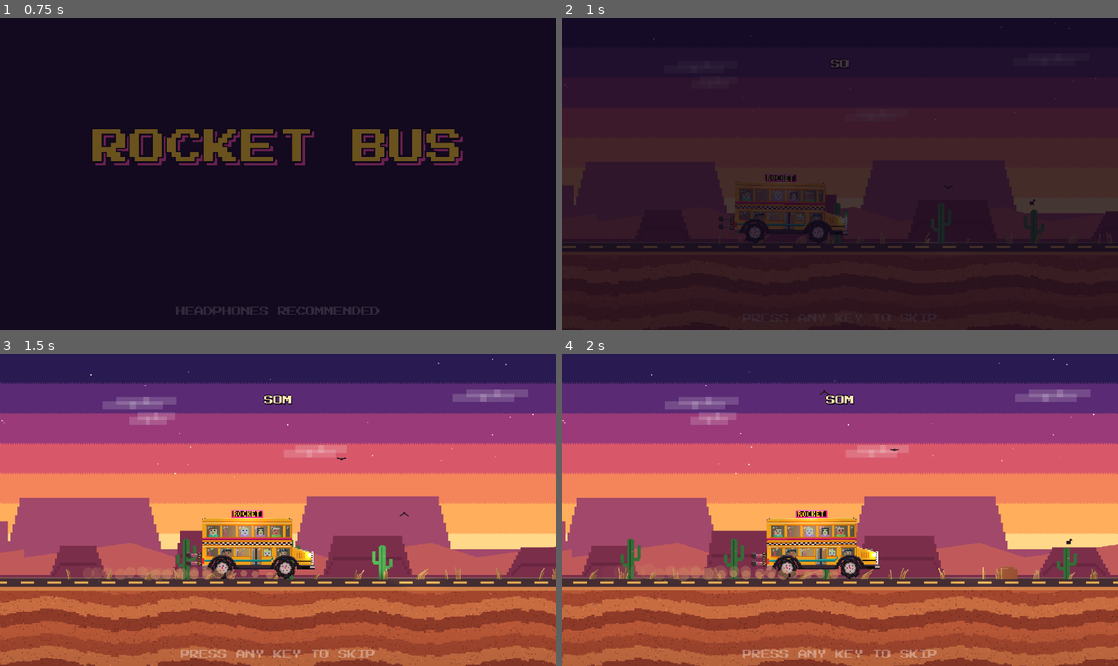
Above: before the commit, frames 1-4 (two rows, left to right).
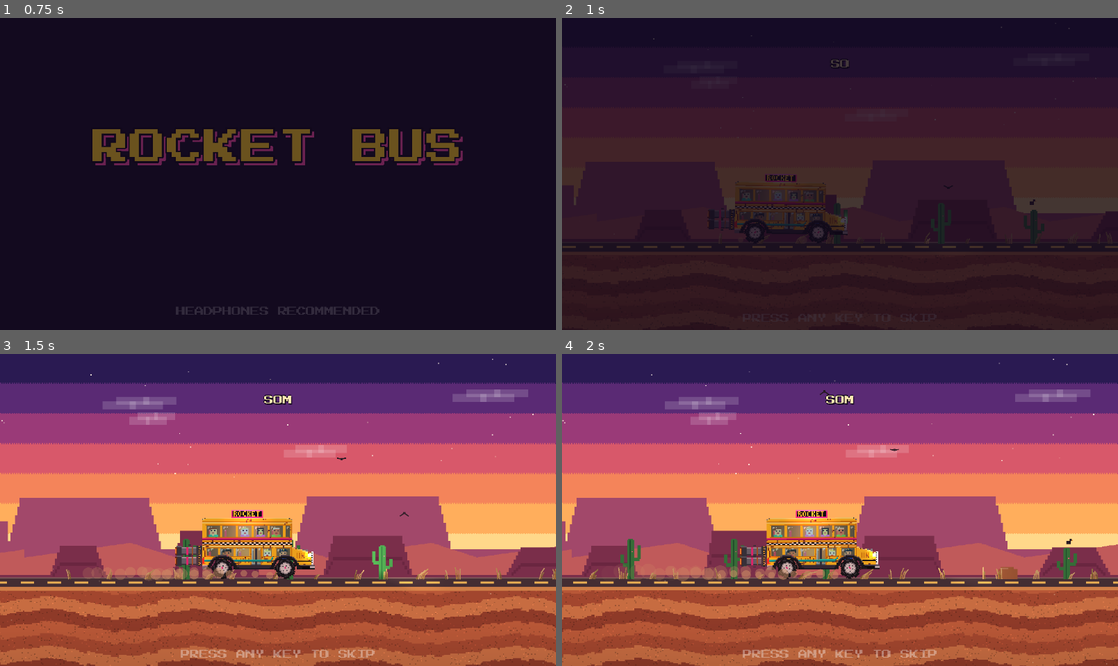
Above: after the commit, the same moments.

Repository: pwshfan1980h/rocket-bus
Game: Godot game, scene res://scenes/boot.tscn
The game is run twice, just before and just after one commit, with the same random seed, the same clock (stepped at 60 frames per second) and the same inputs.
Inputs (mouse positions are in pixels of both pictures, inside the frame that each line leads up to):
- Up to frame 1 (0.75 s): tap Enter (ui_accept) at 0.5 s; move the mouse to (400, 158) at 0.52 s; hold D (move_right) from 0.53 s (still down); hold Space (rocket) from 0.53 s (still down); click (400, 158) at 0.67 s
- Up to frame 2 (1 s): keep holding D (move_right); keep holding Space (rocket); tap Enter (ui_accept) at 0.77 s
- Up to frame 3 (1.5 s): tap Enter (ui_accept) at 1.07, 1.25 s; release D (move_right) at 1.25 s; release Space (rocket) at 1.25 s; drag from (166, 525) to (250, 572) at 1.27 s
- Up to frame 4 (2 s): no input

Frame 1 is identical in both runs. In frame 2, 0.1% of the frame differs, in the area x 26-51%, y 53-69%; in frame 3, 0.3%, in the area x 31-56%, y 52-69%; in frame 4, 0.3%.

Commit message:
Phase B: rusty bus v3 - rigid core frame, 17 breakable pieces, shattering glass, bigger boosters, creaks
- Rust patches and drip streaks on the paint
- Core frame stays on the chassis; cage, seats, engine, split panels, door,
  bumpers, fenders, roof halves and sign all tear off as separate debris
- Glass shatters into shards from every window
- Bigger twin boosters, larger flames, denser exhaust, lingering smoke trail (thrust unchanged)
- Metal groans when the frame twists, rattles over bumps, groan on hard landings

Co-Authored-By: Claude Opus 5.5 <noreply@anthropic.com>

Diff:
--- a/scripts/bus/bus.gd
+++ b/scripts/bus/bus.gd
@@ -4,30 +4,49 @@
 ##
 ##   Chassis (RigidBody2D) --GrooveJoint2D + DampedSpringJoint2D--> Wheel x2
 ##
-## The shell (sign, roof, upper/lower panels) and the rocket are sprites on the
-## chassis until a crash; then they're swapped for loose debris bodies, the
-## joints are cut and the passengers are thrown out, leaving the skeleton frame.
+## The rigid core frame (lower deck floor, rail, pillars) is the chassis itself.
+## Everything else - upper-deck cage, seats, engine, panels, door, hood, bumpers,
+## fenders, sign, rocket - is a sprite on the chassis until a crash; then each is
+## swapped for a loose debris body, the glass shatters, the joints are cut and the
+## passengers are thrown out, leaving just the core.
 ## Call setup() before adding the bus to the tree.
 
 signal landed(grade: String, impact: float, angle_deg: float)
 signal crashed(reason: String)
 signal hazard_hit(kind: String)
 
-const TEX_FRAME := preload("res://assets/sprites/bus_frame.png")
+const TEX_CORE := preload("res://assets/sprites/bus_core.png")
+const TEX_GLASS := preload("res://assets/sprites/bus_glass.png")
 const TEX_WHEEL := preload("res://assets/sprites/wheel.png")
 const TEX_ROCKET := preload("res://assets/sprites/rocket.png")
 const TEX_FLAME := preload("res://assets/sprites/flame.png")
 const TEX_AXLE := preload("res://assets/sprites/axle.png")
 const TEX_RADIAL := preload("res://assets/sprites/light_radial.png")
 const TEX_CONE := preload("res://assets/sprites/light_cone.png")
-const SHELL := [  # piece, texture, rect in body px (x 0..79 cabin, 80..99 hood; y 0..45 roof->skirt)
-	["sign", preload("res://assets/sprites/bus_sign.png"), Rect2(26, -7, 28, 7)],
-	["roof", preload("res://assets/sprites/bus_roof.png"), Rect2(0, 0, 80, 4)],
-	["upper", preload("res://assets/sprites/bus_upper.png"), Rect2(0, 4, 80, 18)],
-	["lower", preload("res://assets/sprites/bus_lower.png"), Rect2(0, 22, 80, 24)],
-	["hood", preload("res://assets/sprites/bus_hood.png"), Rect2(80, 26, 20, 20)],
-	["fender_rear", preload("res://assets/sprites/bus_fender_rear.png"), Rect2(4, 34, 29, 12)],
-	["fender_front", preload("res://assets/sprites/bus_fender_front.png"), Rect2(60, 34, 29, 12)],
+# Breakable pieces: name, texture, rect in body px (x 0..79 cabin, 80..99 hood; y 0..45 roof->skirt), mass.
+const INTERIOR := [  # drawn behind the passengers
+	["cage", preload("res://assets/sprites/bus_cage.png"), Rect2(0, 0, 80, 24), 0.3],
+	["seats", preload("res://assets/sprites/bus_seats.png"), Rect2(4, 10, 74, 28), 0.15],
+	["engine", preload("res://assets/sprites/bus_engine.png"), Rect2(81, 28, 16, 12), 0.35],
+]
+const SHELL := [  # drawn over the passengers
+	["upper_r", preload("res://assets/sprites/bus_upper_r.png"), Rect2(0, 4, 40, 18), 0.15],
+	["upper_f", preload("res://assets/sprites/bus_upper_f.png"), Rect2(40, 4, 40, 18), 0.15],
+	["lower_r", preload("res://assets/sprites/bus_lower_r.png"), Rect2(0, 22, 43, 20), 0.18],
+	["door", preload("res://assets/sprites/bus_door.png"), Rect2(43, 26, 10, 16), 0.06],
+	["lower_f", preload("res://assets/sprites/bus_lower_f.png"), Rect2(53, 22, 27, 20), 0.12],
+	["hood", preload("res://assets/sprites/bus_hood.png"), Rect2(80, 26, 18, 16), 0.15],
+	["bumper_f", preload("res://assets/sprites/bus_bumper_f.png"), Rect2(78, 42, 22, 4), 0.08],
+	["bumper_r", preload("res://assets/sprites/bus_bumper_r.png"), Rect2(0, 42, 5, 4), 0.03],
+	["fender_rear", preload("res://assets/sprites/bus_fender_rear.png"), Rect2(4, 34, 29, 12), 0.06],
+	["fender_front", preload("res://assets/sprites/bus_fender_front.png"), Rect2(60, 34, 29, 12), 0.06],
+	["roof_r", preload("res://assets/sprites/bus_roof_r.png"), Rect2(0, 0, 40, 4), 0.08],
+	["roof_f", preload("res://assets/sprites/bus_roof_f.png"), Rect2(40, 0, 40, 4), 0.08],
+	["sign", preload("res://assets/sprites/bus_sign.png"), Rect2(26, -7, 28, 7), 0.05],
+]
+# Window rects (body px) the glass shatters from.
+const WINDOWS: Array[Rect2] = [
+	Rect2(4, 7, 68, 10), Rect2(74, 7, 4, 10), Rect2(4, 27, 38, 7), Rect2(44, 27, 8, 15), Rect2(54, 27, 24, 7),
 ]
 
 const BODY_ORIGIN := Vector2(-40, -23)  # body px (0,0) in chassis space
@@ -37,8 +56,10 @@
 const GROOVE_TOP := 12.0
 const GROOVE_LENGTH := 16.0
 const WHEEL_REST_Y := 21.0
-const ROCKET_POS := Vector2(-54, 7)
-const NOZZLES: Array[Vector2] = [Vector2(-54, 10.5), Vector2(-54, 17.5)]
+const ROCKET_POS := Vector2(-64, 1)  # top-left of the 24x20 booster sprite
+const ROCKET_SIZE := Vector2(24, 20)
+const NOZZLES: Array[Vector2] = [Vector2(-64, 6.5), Vector2(-64, 15.5)]
+const FLAME_SCALE := 1.7
 const LAYER_WORLD := 1
 const LAYER_BUS := 2
 const LAYER_DEBRIS := 4
@@ -110,6 +131,8 @@
 var _prev_vel := Vector2.ZERO
 var _since_landing := 99.0
 var _skin: Node2D
+var _glass: Sprite2D
+var _smoke: CPUParticles2D
 
 
 func setup(pos: Vector2, rot := 0.0, vel := Vector2.ZERO, spin := 0.0) -> Bus:
@@ -170,11 +193,18 @@
 	_skin = skin
 	skin.name = "Skin"
 	chassis.add_child(skin)
-	var frame := _sprite(TEX_FRAME, CANVAS_ORIGIN)
-	frame.light_mask = 3  # interior also catches the cabin lights
-	skin.add_child(frame)
+	var core := _sprite(TEX_CORE, CANVAS_ORIGIN)
+	core.light_mask = 3  # interior also catches the cabin lights
+	skin.add_child(core)
+	for piece in INTERIOR:
+		var s := _sprite(piece[1], CANVAS_ORIGIN)
+		s.light_mask = 3
+		skin.add_child(s)
+		_shell[piece[0]] = s
 	passengers = BusPassengers.new()
 	skin.add_child(passengers)
+	_glass = _sprite(TEX_GLASS, CANVAS_ORIGIN)
+	skin.add_child(_glass)
 	for piece in SHELL:
 		var s := _sprite(piece[1], CANVAS_ORIGIN)
 		skin.add_child(s)
@@ -190,31 +220,56 @@
 		var f := Sprite2D.new()
 		f.texture = TEX_FLAME
 		f.hframes = 3
-		f.position = n + Vector2(-8, 0)
+		f.position = n + Vector2(-8 * FLAME_SCALE, 0)
+		f.scale = Vector2(FLAME_SCALE, FLAME_SCALE)
 		f.visible = false
 		_rocket_fx.add_child(f)
 		_flames.append(f)
 	_exhaust = CPUParticles2D.new()
-	_exhaust.position = Vector2(-58, 14)
+	_exhaust.position = Vector2(-70, 11)
 	_exhaust.emitting = false
-	_exhaust.amount = 70
+	_exhaust.amount = 130
 	_exhaust.lifetime = 0.45
 	_exhaust.local_coords = false
 	_exhaust.emission_shape = CPUParticles2D.EMISSION_SHAPE_RECTANGLE
-	_exhaust.emission_rect_extents = Vector2(1, 4)
+	_exhaust.emission_rect_extents = Vector2(2, 7)
 	_exhaust.direction = Vector2.LEFT
 	_exhaust.spread = 9.0
 	_exhaust.gravity = Vector2(0, -60)
 	_exhaust.initial_velocity_min = 140.0
 	_exhaust.initial_velocity_max = 230.0
-	_exhaust.scale_amount_min = 1.0
-	_exhaust.scale_amount_max = 2.5
+	_exhaust.scale_amount_min = 1.5
+	_exhaust.scale_amount_max = 3.5
 	_exhaust.color_ramp = _gradient([
 		[0.0, Color(1, 1, 0.85)], [0.2, Color(1, 0.8, 0.3)], [0.45, Color(1, 0.35, 0.15)],
 		[0.7, Color(0.45, 0.35, 0.5, 0.7)], [1.0, Color(0.3, 0.25, 0.35, 0)],
 	])
 	_rocket_fx.add_child(_exhaust)
-	_rocket_light = _light(TEX_RADIAL, Vector2(-68, 14), Color(1, 0.55, 0.2), 1.5, 1.8)
+	# A lingering smoke trail behind the boosters.
+	_smoke = CPUParticles2D.new()
+	_smoke.position = Vector2(-80, 11)
+	_smoke.emitting = false
+	_smoke.amount = 60
+	_smoke.lifetime = 1.8
+	_smoke.local_coords = false
+	_smoke.emission_shape = CPUParticles2D.EMISSION_SHAPE_RECTANGLE
+	_smoke.emission_rect_extents = Vector2(3, 6)
+	_smoke.direction = Vector2.LEFT
+	_smoke.spread = 25.0
+	_smoke.gravity = Vector2(0, -25)
+	_smoke.initial_velocity_min = 30.0
+	_smoke.initial_velocity_max = 70.0
+	_smoke.damping_min = 20.0
+	_smoke.damping_max = 40.0
+	_smoke.scale_amount_min = 3.0
+	_smoke.scale_amount_max = 6.0
+	_smoke.scale_amount_curve = _grow_curve()
+	_smoke.color_ramp = _gradient([
+		[0.0, Color(0.9, 0.86, 0.86, 0.0)], [0.08, Color(0.88, 0.84, 0.86, 0.8)],
+		[0.6, Color(0.6, 0.56, 0.62, 0.5)], [1.0, Color(0.45, 0.42, 0.48, 0.0)],
+	])
+	_rocket_fx.add_child(_smoke)
+	_rocket_light = _light(TEX_RADIAL, Vector2(-86, 11), Color(1, 0.55, 0.2), 1.8, 2.6)
 	_rocket_light.enabled = false
 	_rocket_fx.add_child(_rocket_light)
 
@@ -563,19 +618,20 @@
 		j.queue_free()
 	_joints.clear()
 
-	for piece in SHELL:
+	for piece in SHELL + INTERIOR:
 		var rect: Rect2 = piece[2]
 		var local := Rect2(rect.position + BODY_ORIGIN, rect.size)
-		var body := _debris(piece[1], CANVAS_ORIGIN, local, 0.25, xf)
+		var body := _debris(piece[1], CANVAS_ORIGIN, local, piece[3], xf)
 		var outward := local.get_center().normalized()
-		body.linear_velocity = vel * 0.8 + outward * randf_range(70, 150) \
-				+ Vector2(randf_range(-60, 60), randf_range(-260, -120))
-		body.angular_velocity = randf_range(-6.0, 6.0)
+		body.linear_velocity = vel * 0.8 + outward * randf_range(70, 170) \
+				+ Vector2(randf_range(-70, 70), randf_range(-280, -110))
+		body.angular_velocity = randf_range(-8.0, 8.0)
 		_shell[piece[0]].hide()
 		if piece[0] == "sign":
 			_sign_light.reparent(body)
-
-	_rocket_debris = _debris(TEX_ROCKET, ROCKET_POS, Rect2(ROCKET_POS, Vector2(14, 14)), 0.2, xf)
+	_shatter_glass(xf, vel)
+
+	_rocket_debris = _debris(TEX_ROCKET, ROCKET_POS, Rect2(ROCKET_POS, ROCKET_SIZE), 0.25, xf)
 	_rocket_debris.linear_velocity = vel + Vector2(randf_range(-80, 20), randf_range(-220, -140))
 	_rocket_debris.angular_velocity = randf_range(-9.0, 9.0)
 	_rocket_sprite.hide()
@@ -599,6 +655,34 @@
 		tw.tween_callback(_set_bus_lights.bind(false)).set_delay(0.06)
 		tw.tween_callback(_set_bus_lights.bind(true)).set_delay(0.08)
 	tw.tween_callback(_set_bus_lights.bind(false)).set_delay(0.1)
+
+
+func _shatter_glass(xf: Transform2D, vel: Vector2) -> void:
+	_glass.hide()
+	for r in WINDOWS:
+		var p := CPUParticles2D.new()
+		p.position = xf * (r.get_center() + BODY_ORIGIN)
+		p.one_shot = true
+		p.explosiveness = 0.95
+		p.amount = int(clampf(r.get_area() / 6.0, 8, 60))
+		p.lifetime = 1.1
+		p.emission_shape = CPUParticles2D.EMISSION_SHAPE_RECTANGLE
+		p.emission_rect_extents = r.size / 2
+		p.direction = Vector2(vel.normalized().x, -1)
+		p.spread = 70.0
+		p.gravity = Vector2(0, 700)
+		p.initial_velocity_min = 60.0
+		p.initial_velocity_max = 220.0
+		p.angular_velocity_min = -400
+		p.angular_velocity_max = 400
+		p.scale_amount_min = 1.0
+		p.scale_amount_max = 2.0
+		p.color_ramp = _gradient([[0.0, Color(0.85, 0.97, 1.0)], [0.6, Color(0.5, 0.8, 0.9, 0.8)],
+				[1.0, Color(0.5, 0.8, 0.9, 0.0)]])
+		add_child(p)
+		p.emitting = true
+		get_tree().create_timer(1.5).timeout.connect(p.queue_free)
+	Audio.play("glass", -2.0)
 
 
 func _burn_loose_rocket(delta: float) -> void:
@@ -651,6 +735,7 @@
 	for f in _flames:
 		f.visible = on
 	_exhaust.emitting = on
+	_smoke.emitting = on
 	_rocket_light.enabled = on
 
 
@@ -711,6 +796,13 @@
 	return m
 
 
+static func _grow_curve() -> Curve:
+	var c := Curve.new()
+	c.add_point(Vector2(0, 0.4))
+	c.add_point(Vector2(1, 1))
+	return c
+
+
 static func _gradient(stops: Array) -> Gradient:
 	var g := Gradient.new()
 	g.offsets = PackedFloat32Array(stops.map(func(s): return s[0]))
--- a/scripts/bus/bus_audio.gd
+++ b/scripts/bus/bus_audio.gd
@@ -12,6 +12,9 @@
 var _sputter_cd := 0.0
 var _low_fuel_warned := false
 var _was_firing := false
+var _groan_cd := 0.0
+var _rattle_cd := 0.0
+var _prev_spin := 0.0
 
 
 func _init(owner_bus: Bus) -> void:
@@ -33,6 +36,8 @@
 	if bus.is_crashed or bus.chassis == null:
 		return
 	_creak_cd -= delta
+	_groan_cd -= delta
+	_rattle_cd -= delta
 	_skid_cd -= delta
 	_sputter_cd -= delta
 
@@ -63,6 +68,15 @@
 	var wind_target := linear_to_db(clampf(speed / 700.0, 0.0001, 1.0)) - 4.0 if bus.airborne else -60.0
 	_wind.volume_db = move_toward(_wind.volume_db, wind_target, 80.0 * delta)
 
+	# The old frame groans when it twists: sudden changes in pitch, or one axle
+	# being shoved up harder than the other.
+	var spin_change := absf(bus.chassis.angular_velocity - _prev_spin) / delta
+	_prev_spin = bus.chassis.angular_velocity
+	var twist := absf(_prev_travel[0] - _prev_travel[1])
+	if _groan_cd <= 0.0 and (spin_change > 14.0 or (twist > 7.0 and not bus.airborne)):
+		_groan_cd = randf_range(0.7, 1.4)
+		Audio.play(["creak_a", "creak_b", "creak_c"].pick_random(), -10.0, randf_range(0.85, 1.15))
+
 	# Suspension creaks when a wheel is shoved up into the body quickly.
 	for i in bus.wheels.size():
 		var travel := bus.chassis.to_local(bus.wheels[i].global_position).y
@@ -71,6 +85,9 @@
 		if v > 60.0 and _creak_cd <= 0.0 and not bus.airborne:
 			_creak_cd = 0.3
 			Audio.play("spring_creak", linear_to_db(clampf(v / 250.0, 0.1, 1.0)) - 8.0, 1.0, 0.15)
+			if speed > 150.0 and _rattle_cd <= 0.0:  # loose panels rattle over bumps
+				_rattle_cd = 0.5
+				Audio.play("rattle", -14.0, randf_range(0.9, 1.2))
 
 	if bus.throttle < 0.0 and bus.get_speed() > 120.0 and not bus.airborne and _skid_cd <= 0.0:
 		_skid_cd = 0.6
@@ -98,6 +115,7 @@
 			Audio.play("jingle_good", -6.0)
 		"hard":
 			Audio.play("land_hard", 0.0)
+			Audio.play("creak_b", -6.0)
 			Audio.play("sting_hard", -6.0)
 			Audio.play("groan", -6.0)
 
--- a/scripts/game/level.gd
+++ b/scripts/game/level.gd
@@ -2,6 +2,7 @@
 ## Plays GameState.current_level: title card, countdown, the run, and the
 ## results or retry screen.
 ## User args: --level=N (start at N)  --bot (autopilot)  --botall (bot plays every level, prints a report)
+## (Always test at normal speed: raising time_scale enlarges physics steps and changes outcomes.)
 
 enum State { INTRO, PLAY, WON, FAILED }
 
@@ -43,9 +44,7 @@
 		if a.begins_with("--level=") and bot_report.is_empty():
 			GameState.current_level = int(a.substr(8))
 	_bot = "--bot" in _args or "--botall" in _args
-	_skip_intro = "--botall" in _args or "--fast" in _args
-	if _bot:
-		Engine.time_scale = 3.0 if "--fast" in _args else GameState.PACE
+	_skip_intro = "--botall" in _args
 	index = GameState.current_level
 	def = Levels.get_level(index)
 	world = World.new().build(def.biome, def.segments)
Binary file removed: assets/sprites/bus_frame.png
Binary file changed: assets/sprites/bus_hood.png
Binary file removed: assets/sprites/bus_lower.png
Binary file removed: assets/sprites/bus_roof.png
Binary file removed: assets/sprites/bus_upper.png
Binary file changed: assets/sprites/rocket.png
